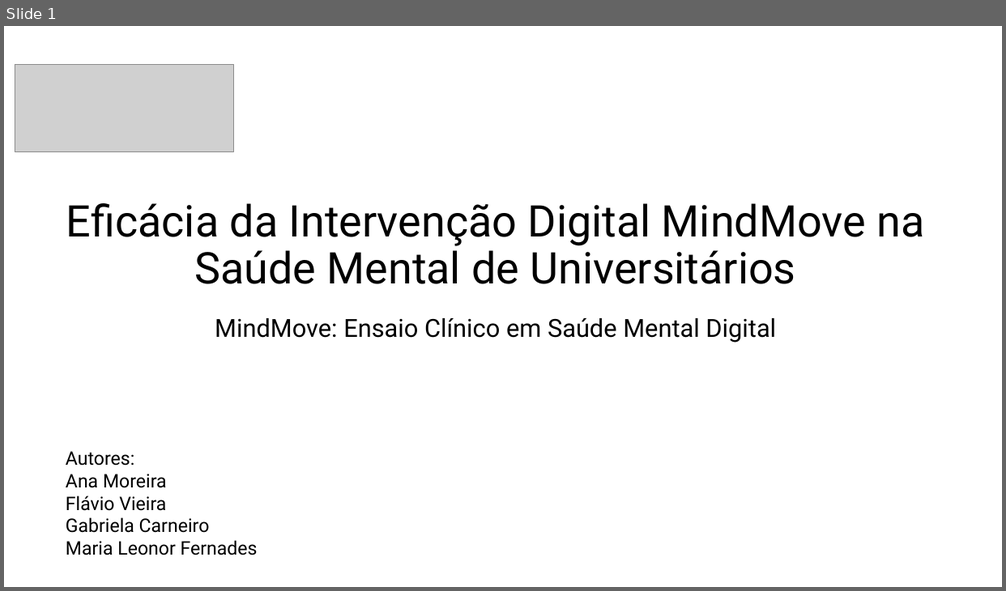
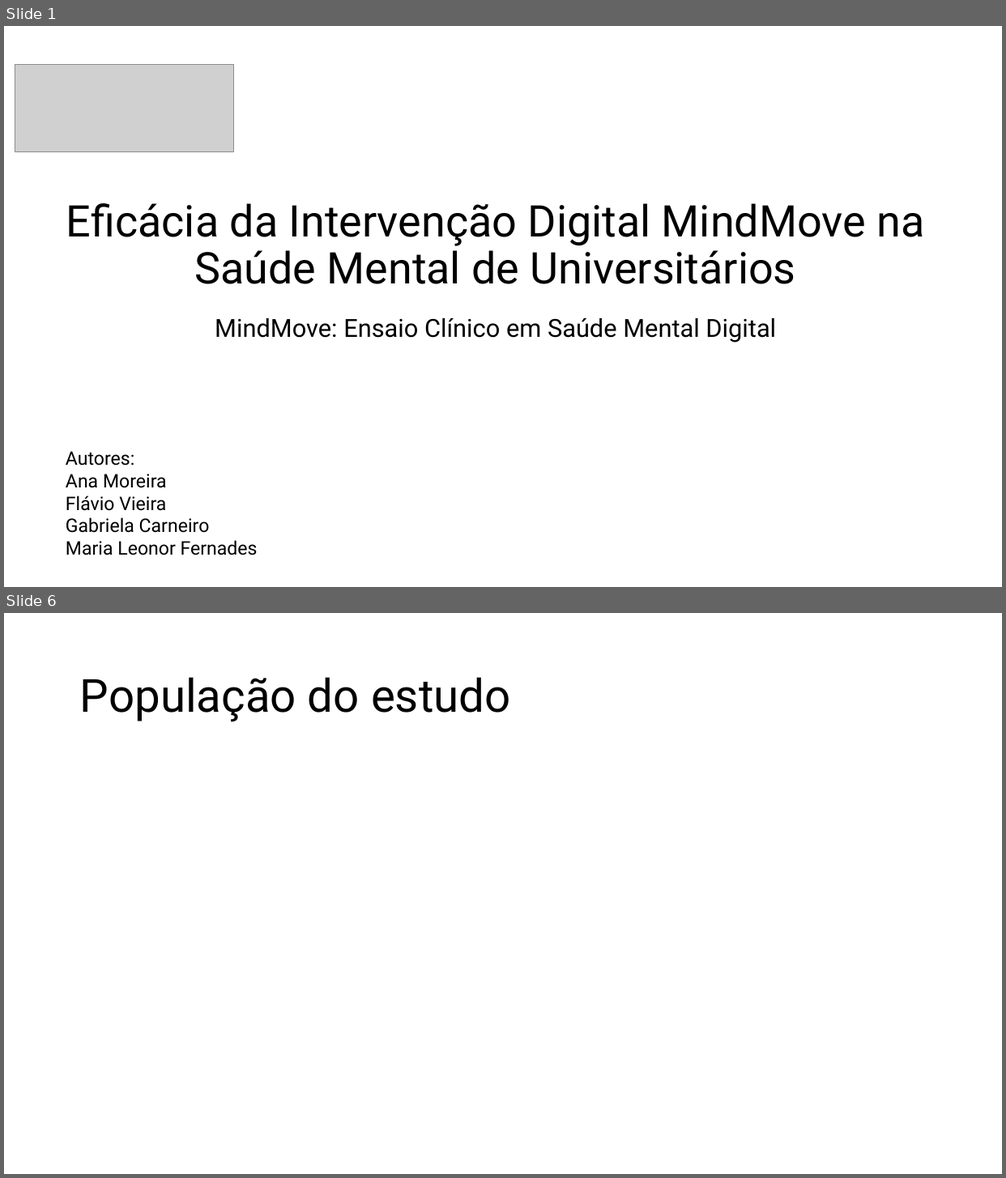
Before and after one commit to sofiawxys/Projeto_FerramentasProdutividade_G_2_E3, a slide deck: projeto_fp_tp10.pptx. Shown one above the other, each under a label of ours: slide 1 before the commit, slides 1 and 6 after it; the slides between them are not shown. The pictures are 1006x591 and 1006x1178 pixels, drawn with LibreOffice and Linux fonts; fonts in the diff are those of the drawing; grey boxes stand for pictures; background and template pictures are left out. Boxes give left, top, right and bottom in pixels: in the first picture for what was removed or moved away, otherwise in the second. Text is boxed around its words. In the diff, an @@ line names an element or a change of style, - is before the commit and + after.

```diff
--- a/projeto_fp_tp10.pptx
+++ b/projeto_fp_tp10.pptx
@@ slide 6 added at box(4, 613, 1002, 1174), background #FFFFFF @@
@@ title added at box(80, 677, 511, 722), 44 pt, text #000000 @@
+População do estudo
```
Also in this commit, not shown: 8 other slides added.
